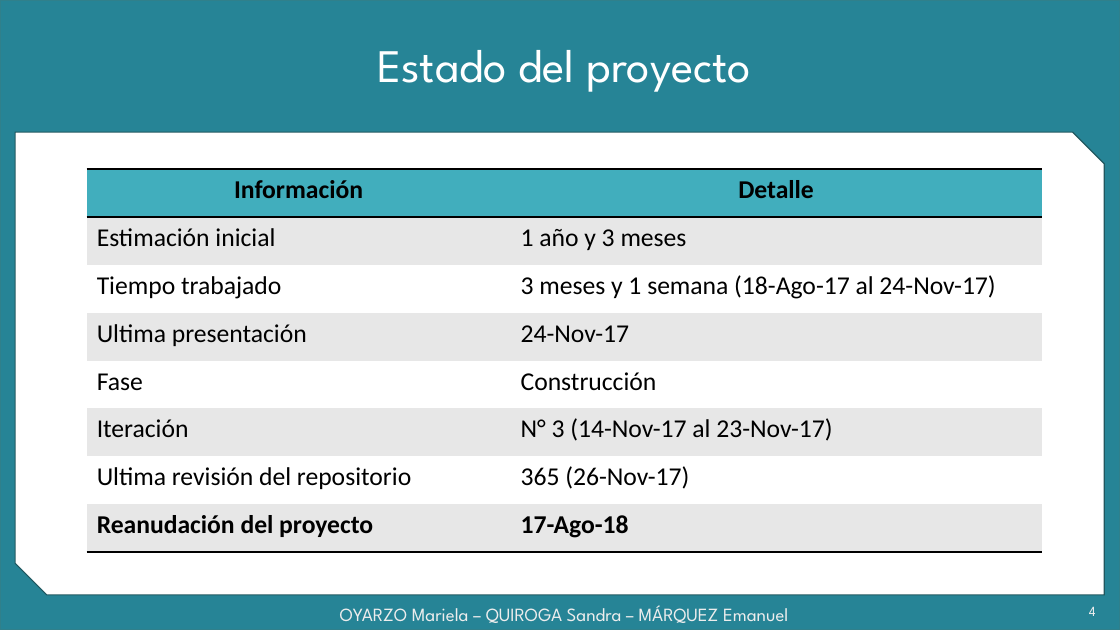
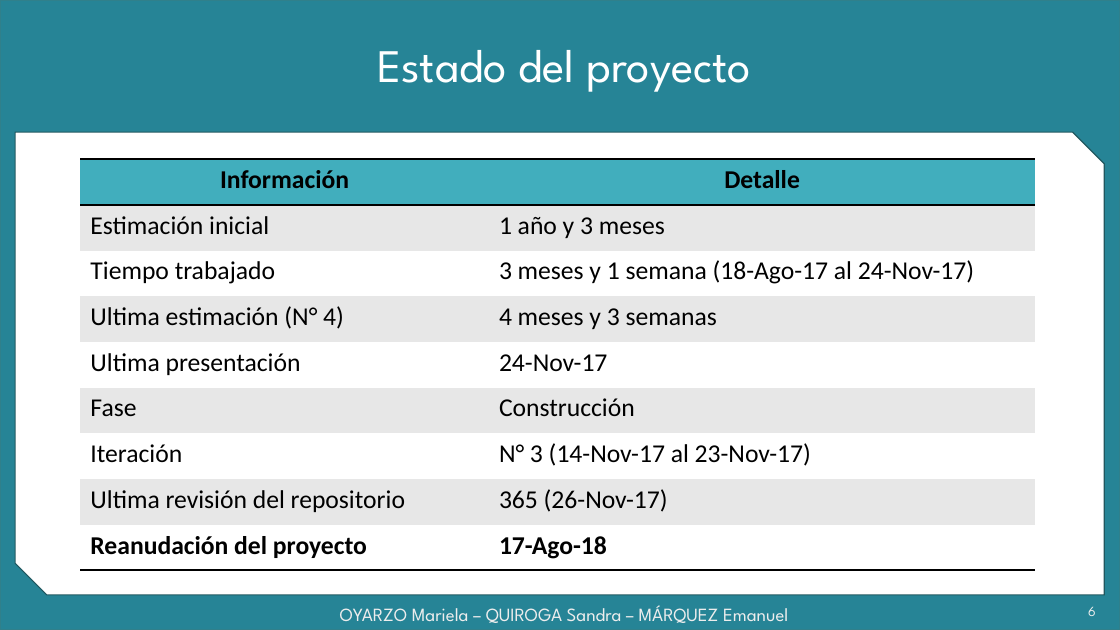
Before and after one commit to grupoyenu/yenu, a slide deck: slide 6 of 08. Presentaciones/Presentación 9 - 31.08.18.pptx (slide 4 before the commit). Drawn at 1120x630 pixels with LibreOffice and Linux fonts; fonts in the diff are those of the drawing; background and template pictures are left out. Boxes give left, top, right and bottom in pixels: in the first picture for what was removed or moved away, otherwise in the second. Text is boxed around its words. In the diff, an @@ line names an element or a change of style, - is before the commit and + after.

```diff
--- a/08. Presentaciones/Presentación 9 - 31.08.18.pptx
+++ b/08. Presentaciones/Presentación 9 - 31.08.18.pptx
@@ table at bbox=[81, 160, 1036, 571] @@
+row 4: Ultima estimación (N° 4) | 4 meses y 3 semanas
@@ table: place and size @@
-table at bbox=[87, 170, 1042, 552]
+table at bbox=[81, 160, 1036, 571]
@@ page number at bbox=[1088, 607, 1096, 616]: text changed @@
-4
+6
```
Also in this commit, not shown: 4 other slides changed, 7 slides added, 1 slide removed.
